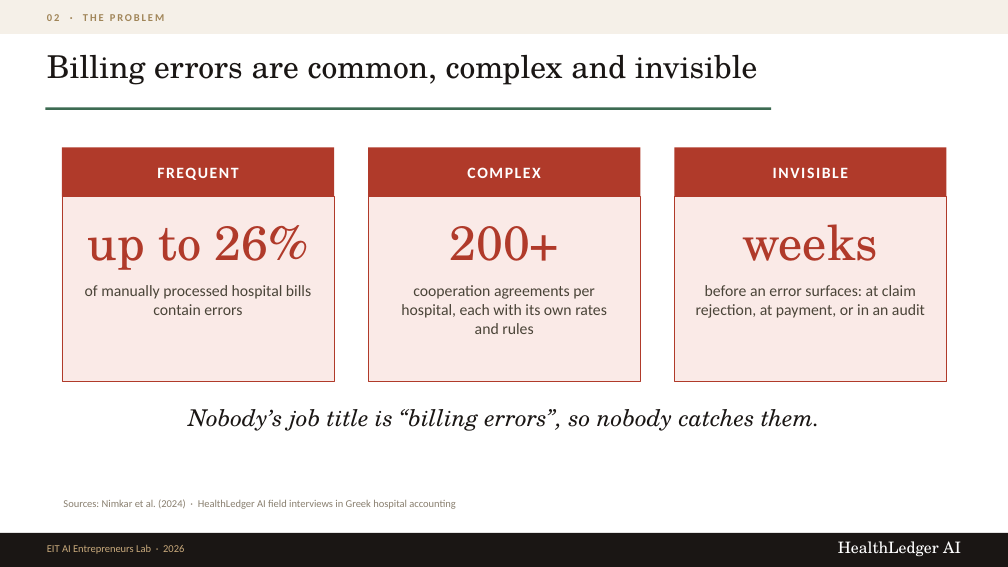
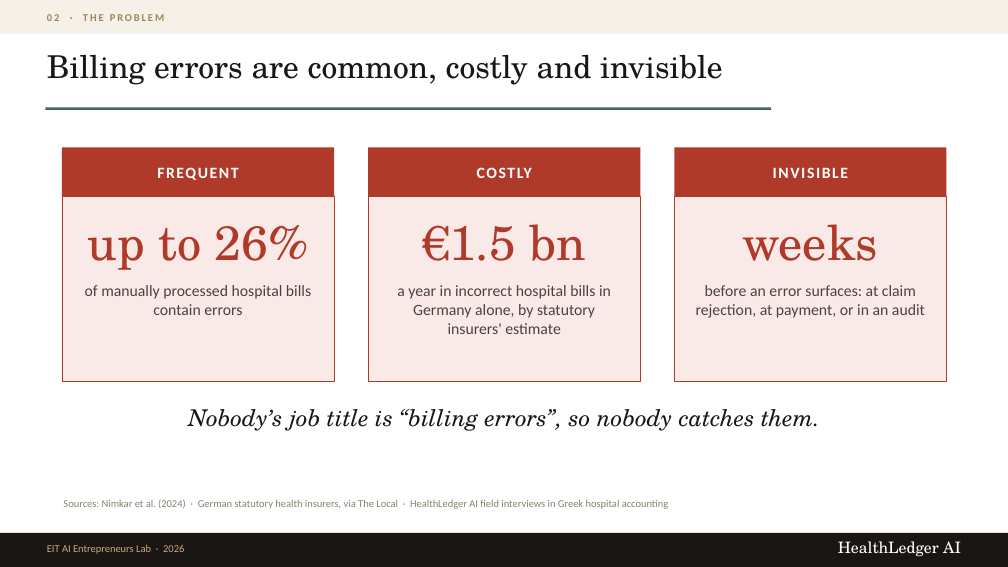
Before and after one commit to mrply97/AI, a slide deck: slide 3 of HealthLedgerAI_EIT_Pitch.pptx. Drawn at 1008x567 pixels with LibreOffice and Linux fonts; fonts in the diff are those of the drawing. Boxes give left, top, right and bottom in pixels: in the first picture for what was removed or moved away, otherwise in the second. Text is boxed around its words. In the diff, an @@ line names an element or a change of style, - is before the commit and + after.

```diff
--- a/HealthLedgerAI_EIT_Pitch.pptx
+++ b/HealthLedgerAI_EIT_Pitch.pptx
@@ text at (47, 55, 723, 85): text changed @@
-Billing errors are common, complex and invisible
+Billing errors are common, costly and invisible
@@ text at (368, 147, 640, 197): text changed @@
-COMPLEX
+COSTLY
@@ text at (423, 224, 585, 261): text changed @@
-200+
+€1.5 bn
@@ text at (397, 285, 611, 334): text changed @@
-cooperation agreements per hospital, each with its own rates and rules
+a year in incorrect hospital bills in Germany alone, by statutory insurers' estimate
@@ text at (63, 499, 668, 509): text changed @@
-Sources: Nimkar et al. (2024) · HealthLedger AI field interviews in Greek hospital accounting
+Sources: Nimkar et al. (2024) · German statutory health insurers, via The Local · HealthLedger AI field interviews in Greek hospital accounting
```
Also in this commit, not shown: 6 other slides changed, 1 slide added, 2 other files.
